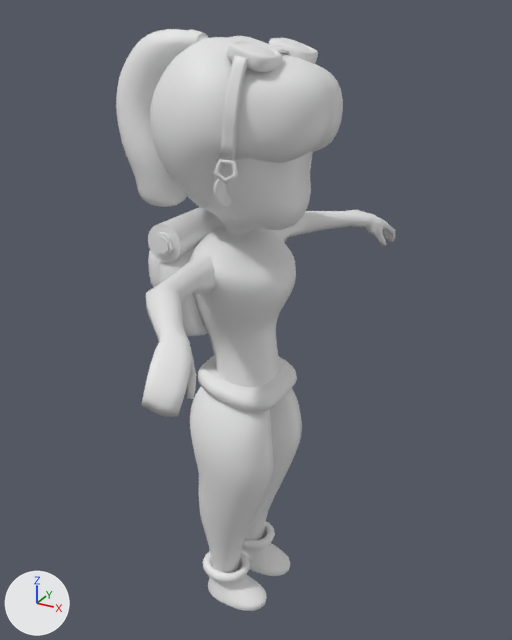
One commit to the FBX model Assets/WIP/Models/Characters/Abigail/Abigail(Bag).fbx: the scene before it, then after it.
Before and after are seen from a camera (50 mm lens) standing at (9.34, -17.01, 18.23) and looking at (-0.4, 0.71, 9.37). Every picture has the same lights, and +X, +Y and +Z are marked at lower left. Where no turn or scale is listed for an object, it has been applied to the vertices.

Names of what the first picture shows: 'Bag(Abi)', 'Belt(aBI)', 'Ears(Abi)', 'Goggles', 'Hair(Abi)', 'Hair_P(Abi)', 'Head(Abi)', 'L_Arm', 'L_Leg(Abi)', 'L_Shoe(Abi)', 'R_Arm', 'R_Leg(Abi)', 'R_Shoe(Abi)', 'Torso(Abi)'.
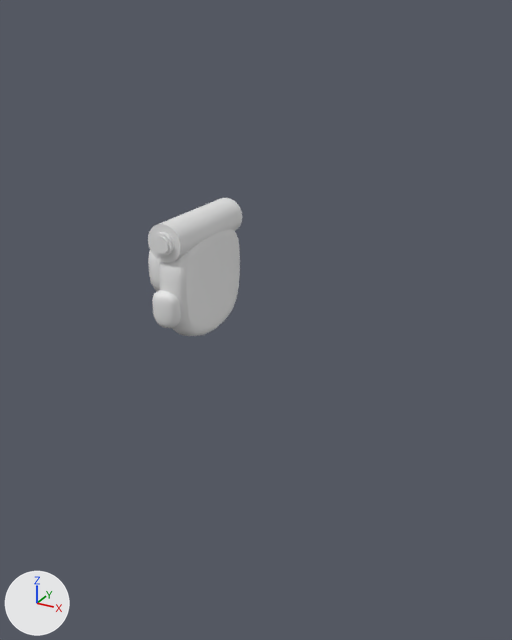
Commit message: Update Abigail Models

Pixel boxes (x1, y1, x2, y2) of what changed, in the pictures (512 x 640 px):
'Hair(Abi)', deleted
    before: (150, 36, 343, 209)
'Torso(Abi)', deleted
    before: (189, 226, 296, 387)
'L_Leg(Abi)', deleted
    before: (190, 387, 274, 573)
'Hair_P(Abi)', deleted
    before: (116, 29, 208, 207)
'R_Arm', deleted
    before: (141, 254, 216, 417)
'Head(Abi)', deleted
    before: (205, 151, 313, 235)
'Goggles', deleted
    before: (213, 38, 318, 183)
'R_Leg(Abi)', deleted
    before: (245, 388, 302, 540)
'Belt(aBI)', deleted
    before: (198, 356, 297, 412)
'R_Shoe(Abi)', deleted
    before: (203, 552, 267, 611)
'L_Arm', deleted
    before: (270, 210, 395, 246)
'L_Shoe(Abi)', deleted
    before: (241, 522, 290, 576)
'Ears(Abi)', deleted
    before: (214, 178, 231, 207)
'Bag(Abi)', unchanged, uncovered by the edit
    before: (148, 207, 223, 336)
    after: (148, 198, 242, 336)

Diff of the bpy script that builds the scene:
```diff
--- a/Assets/WIP/Models/Characters/Abigail/Abigail(Bag).fbx.py
+++ b/Assets/WIP/Models/Characters/Abigail/Abigail(Bag).fbx.py
@@ ob_hair_abi @@
-ob_hair_abi = bpy.data.objects.new('Hair(Abi)', me_cube_040)
-ob_hair_abi.location = (0.0, 0.0, -0.67)
@@ ob_belt_abi @@
-ob_belt_abi = bpy.data.objects.new('Belt(aBI)', me_cube_057)
-ob_belt_abi.location = (-0.31, 0.0, 7.76)
-ob_belt_abi.rotation_euler = (0.0, -0.0679, 3.142)  # degrees (0, -3.9, 180)
-ob_belt_abi.scale = (-1.53, -2.06, -0.468)
@@ ob_goggles @@
-ob_goggles = bpy.data.objects.new('Goggles', me_cube_075)
-ob_goggles.location = (0.56, -0.13, 17.18)
@@ ob_ears_abi @@
-ob_ears_abi = bpy.data.objects.new('Ears(Abi)', me_cube_055)
-ob_ears_abi.location = (0.0, 0.0, -0.67)
@@ ob_r_leg_abi @@
-ob_r_leg_abi = bpy.data.objects.new('R_Leg(Abi)', me_cube_001)
-ob_r_leg_abi.location = (0.0, 0.0, -0.67)
@@ ob_l_shoe_abi @@
-ob_l_shoe_abi = bpy.data.objects.new('L_Shoe(Abi)', me_torus_009)
-ob_l_shoe_abi.location = (0.0, 0.0, -0.67)
@@ ob_l_arm @@
-ob_l_arm = bpy.data.objects.new('L_Arm', me_mesh_001)
-ob_l_arm.location = (0.54, 0.0, 11.44)
@@ ob_head_abi @@
-ob_head_abi = bpy.data.objects.new('Head(Abi)', me_cube_058)
-ob_head_abi.location = (0.1, 0.0, 14.53)
@@ ob_l_leg_abi @@
-ob_l_leg_abi = bpy.data.objects.new('L_Leg(Abi)', me_cube_060)
-ob_l_leg_abi.location = (0.0, 0.0, -0.67)
@@ ob_hair_p_abi @@
-ob_hair_p_abi = bpy.data.objects.new('Hair_P(Abi)', me_cube_034)
-ob_hair_p_abi.location = (-2.9, 0.03, 15.82)
@@ ob_r_arm @@
-ob_r_arm = bpy.data.objects.new('R_Arm', me_mesh)
-ob_r_arm.location = (0.54, 0.0, 11.44)
@@ ob_torso_abi @@
-ob_torso_abi = bpy.data.objects.new('Torso(Abi)', me_cube_064)
-ob_torso_abi.location = (0.0, 0.0, 9.6)
@@ ob_r_shoe_abi @@
-ob_r_shoe_abi = bpy.data.objects.new('R_Shoe(Abi)', me_torus_001)
-ob_r_shoe_abi.location = (0.0, 0.0, -0.67)
```
